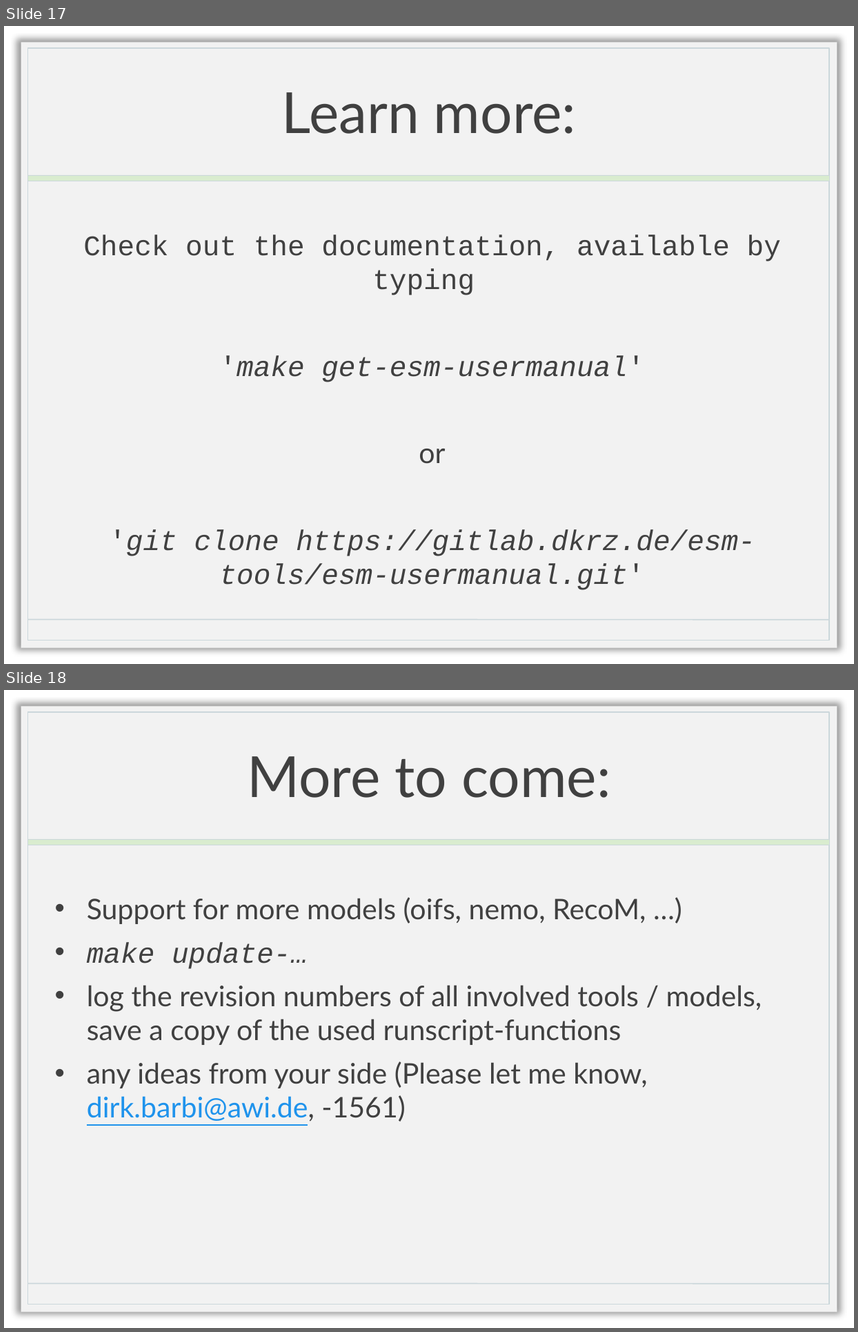
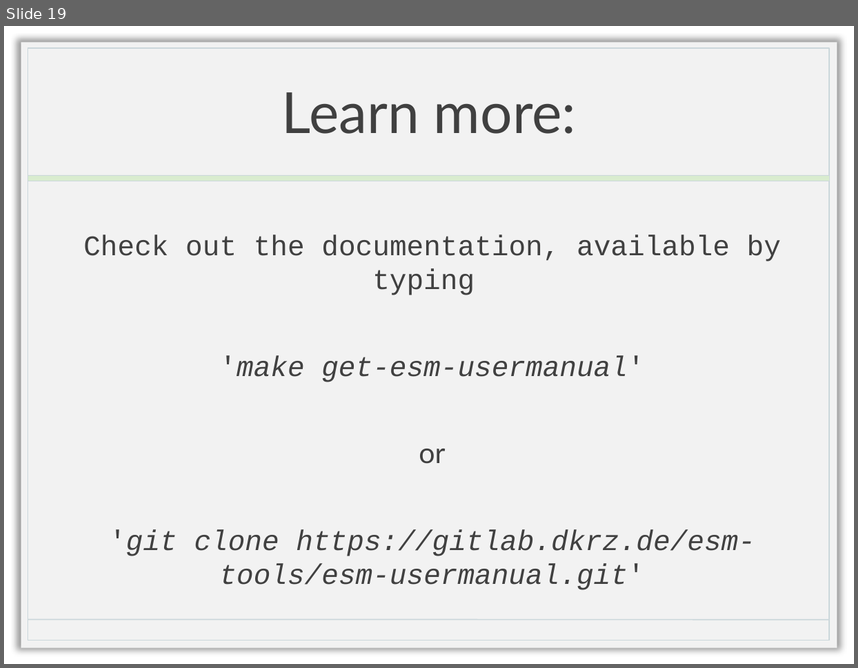
Before and after one commit to esm-tools/esm_workshop, a slide deck: esm-runscripts.pptx. Shown one above the other, each under a label of ours: slides 17 and 18 before the commit, slide 19 after it. The pictures are 858x1332 and 858x668 pixels, drawn with LibreOffice and Linux fonts; fonts in the diff are those of the drawing; background and template pictures are left out. Boxes give left, top, right and bottom in pixels: in the first picture for what was removed or moved away, otherwise in the second. Text is boxed around its words. In the diff, an @@ line names an element or a change of style, - is before the commit and + after.

```diff
--- a/esm-runscripts.pptx
+++ b/esm-runscripts.pptx
@@ slide 18 removed at [4,690,854,1328], background picture (left out); not listed: 4 template elements that a slide beside it also shows @@
@@ title removed at [247,756,611,798] @@
-More to come:
@@ text removed at [87,897,762,1121] @@
-• Support for more models (oifs, nemo, RecoM, …)
-• make update-…
-• log the revision numbers of all involved tools / models, save a copy of the used runscript-functions
-• any ideas from your side (Please let me know, dirk.barbi@awi.de, -1561)
@@ what was slide 17 is now slide 19 @@
```
Also in this commit, not shown: 3 slides changed, 3 slides added, 4 other files.
